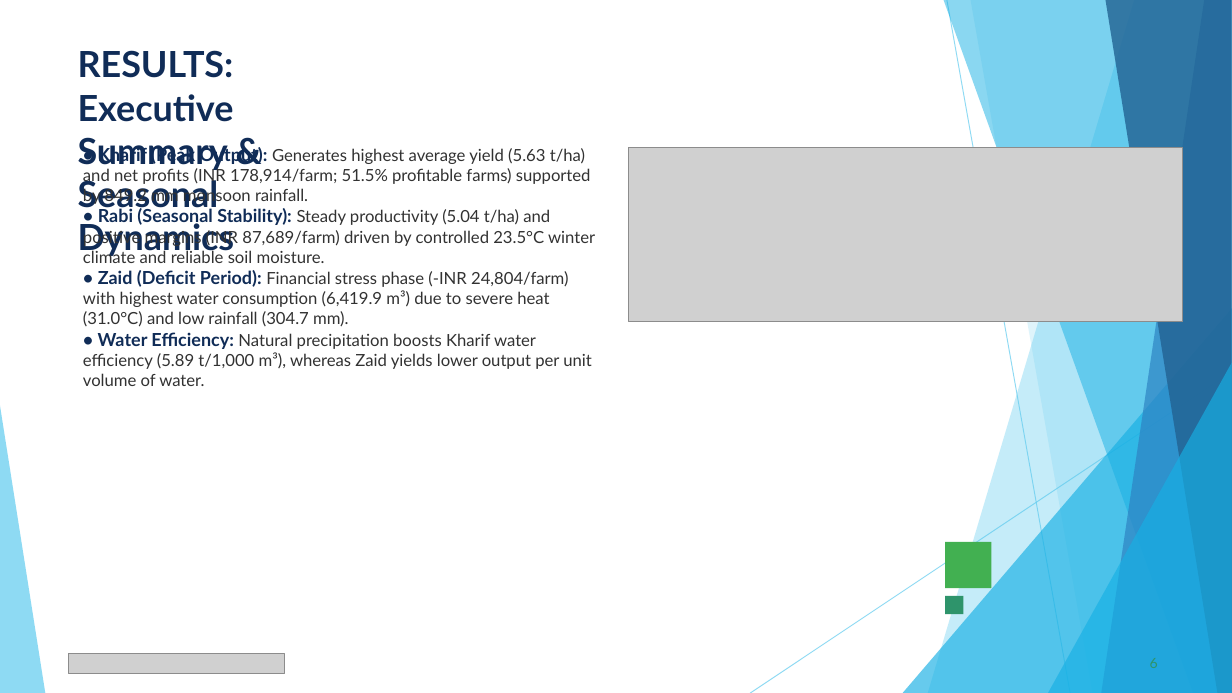
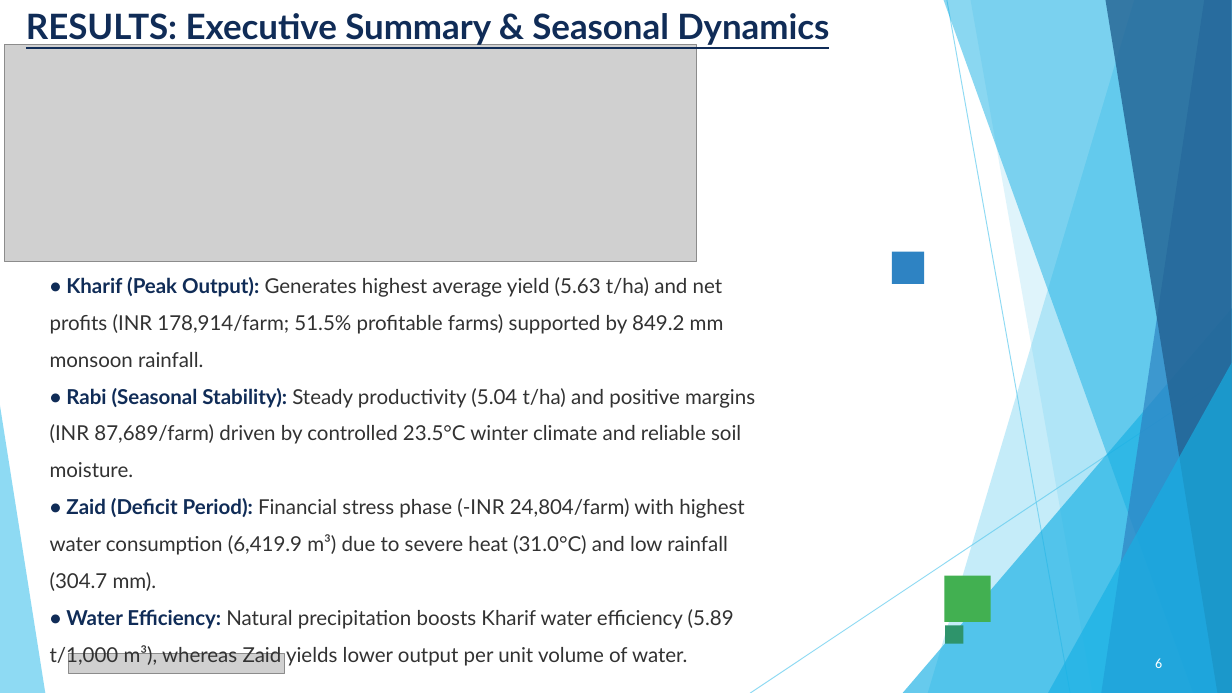
Before and after one commit to chourasiavinit9-dev/Seasonal_Major_project, a slide deck: slide 6 of VOIS_Major_Project_PPT_Submission_Template.pptx. Drawn at 1232x693 pixels with LibreOffice and Linux fonts; fonts in the diff are those of the drawing; grey boxes stand for pictures. Boxes give left, top, right and bottom in pixels: in the first picture for what was removed or moved away, otherwise in the second. Text is boxed around its words. In the diff, an @@ line names an element or a change of style, - is before the commit and + after.

```diff
--- a/VOIS_Major_Project_PPT_Submission_Template.pptx
+++ b/VOIS_Major_Project_PPT_Submission_Template.pptx
@@ title "RESULTS: Executive Summary & Seasonal ...": place and size @@
-title "RESULTS: Executive Summary & Seasonal ..." at box(78, 50, 235, 257)
+title "RESULTS: Executive Summary & Seasonal ..." at box(26, 13, 829, 46)
@@ title "RESULTS: Executive Summary & Seasonal ..." at box(26, 13, 829, 46): size 28 to 27.2 pt, underline on @@
@@ freeform shape at box(1105, 0, 1232, 693): fill #226292 at 80% opacity to #236292 at 80% opacity @@
@@ picture: place and size @@
-picture at box(628, 148, 1183, 322)
+picture at box(4, 44, 697, 262)
@@ text "• Kharif (Peak Output): Generates ...": place and size @@
-text "• Kharif (Peak Output): Generates ..." at box(83, 145, 595, 386)
+text "• Kharif (Peak Output): Generates ..." at box(50, 277, 755, 667)
@@ text "• Kharif (Peak Output): Generates ..." at box(50, 277, 755, 667): size 14 to 16 pt in "• Kharif (Peak Output):", "• Rabi (Seasonal Stability):", "• Zaid (Deficit Period):", "• Water Efficiency:"; size 13 to 16 pt in "Generates highest average yield (5.63 t/ha) and ...", "Steady productivity (5.04 t/ha) and positive margins ...", "Financial stress phase (-INR 24,804/farm) with highest ...", "Natural precipitation boosts Kharif water efficiency (5.89 ..."; line spacing 1 to 1.5 @@
@@ rectangle added at box(892, 251, 924, 284), fill #2E83C3 @@
@@ triangle removed at box(903, 308, 1232, 693) @@
@@ freeform shape added at box(903, 308, 1232, 693), fill #17B0E4 at 66% opacity @@
@@ triangle removed at box(1048, 363, 1232, 693) @@
@@ freeform shape added at box(1048, 363, 1232, 693), fill #17B0E4 at 66% opacity @@
@@ rectangle: place and size @@
-rectangle at box(945, 543, 992, 589)
+rectangle at box(945, 576, 991, 622)
@@ rectangle: place and size @@
-rectangle at box(945, 596, 964, 615)
+rectangle at box(945, 626, 964, 644)
@@ page number removed at box(1150, 658, 1158, 668) @@
-6
@@ page number added at box(1155, 658, 1162, 668), 11 pt, text #FFFFFF @@
+6
```
Also in this commit, not shown: 13 other slides changed, 1 other file.
